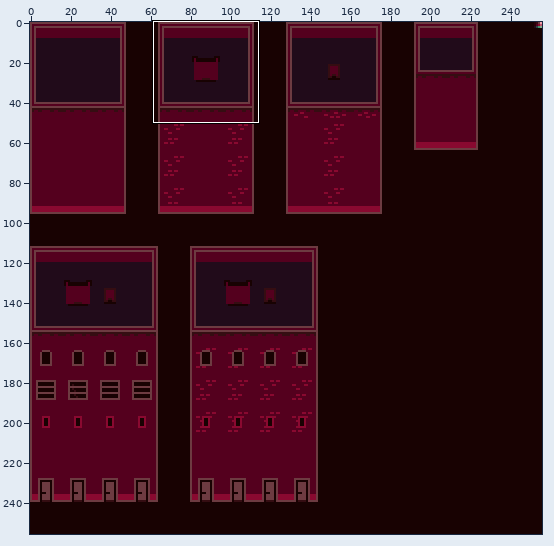
A sprite sheet gets an edit: assets/tiles/buildings.png. Above, an overview of the earlier version with the close-up marked.
Close-up. Before the commit:
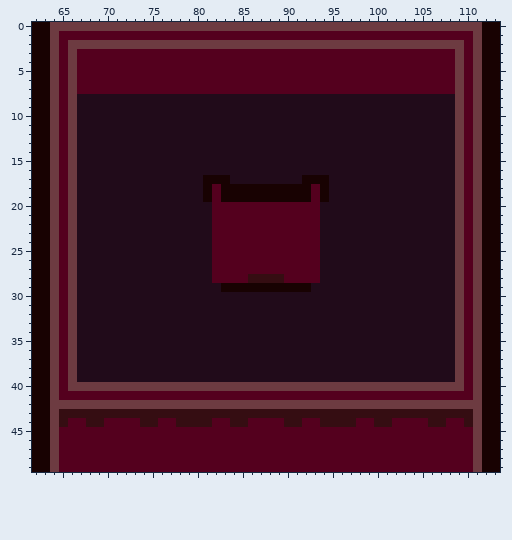
The file is 256x256 pixels. Shown: x 62..113, y 0..49. The commit also changed other parts of the picture, which this record leaves out.
After the commit:
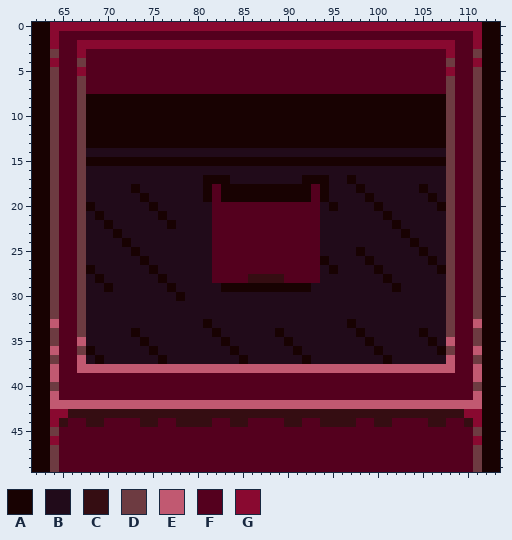
Palette (. is transparent): A #180202  B #210b1a  C #350d12  D #6d3b41  E #c15971  F #54001e  G #890930
The exact change:
The edit turns colour B into colour A in rows 8 to 13 at x 68 to 107; in row 15 at x 68 to 107; in row 17 at x 97; in row 18 at x 73, 98 and 105; in row 19 at x 74, 99 and 106; in row 20 at x 68, 75, 95, 100 and 107.
The edit turns colour B into colour A in row 21 at x 69, 76 and 101; in row 22 at x 70, 77 and 102; in row 23 at x 71 and 103; in row 24 at x 72 and 104; in row 25 at x 73, 98 and 105; in row 26 at x 74, 94, 99 and 106.
The edit turns colour B into colour A in row 27 at x 68, 75, 95, 100 and 107; in row 28 at x 69, 76 and 101; in row 29 at x 70, 77 and 102; in row 30 at x 78; in row 33 at x 81 and 97; in row 34 at x 73, 82, 89, 98 and 105.
The edit turns colour B into colour A in row 35 at x 74, 83, 90, 99 and 106; in row 36 at x 68, 75, 84, 91, 100 and 107; in row 37 at x 69, 76, 85, 92 and 101.
The edit turns colour B into colour D in rows 8 to 34 at x 67 and 108; in row 36 at x 67 and 108.
The edit turns colour F into colour D in row 4 at x 67 and 108; in rows 6 to 7 at x 67 and 108.
The edit turns colour B into colour E in row 35 at x 67 and 108; in row 37 at x 67 and 108; in row 38 at x 67 to 108.
The edit turns colour D into colour E in row 33 at x 64 and 111; in row 36 at x 64 and 111; in rows 38 to 39 at x 64 and 111; in row 41 at x 64 and 111; in row 42 at x 64 to 111.
The edit turns colour B into colour F in row 39 at x 67 to 108.
The edit turns colour D into colour F in rows 2 to 39 at x 66 and 109; in row 40 at x 66 to 109.
The edit turns colour C into colour G in row 43 at x 65 and 110.
The edit turns colour D into colour G in row 0 at x 64 to 111; in row 1 at x 64 and 111; in row 2 at x 64, 67 to 108 and 111; in row 4 at x 64 and 111; in rows 43 to 44 at x 64 and 111; in row 46 at x 64 and 111.
The edit turns colour F into colour G in row 3 at x 67 and 108; in row 5 at x 67 and 108.
Changed places in both close-ups, as pixel boxes (x1, y1, x2, y2):
changed: (50, 22, 482, 445)
